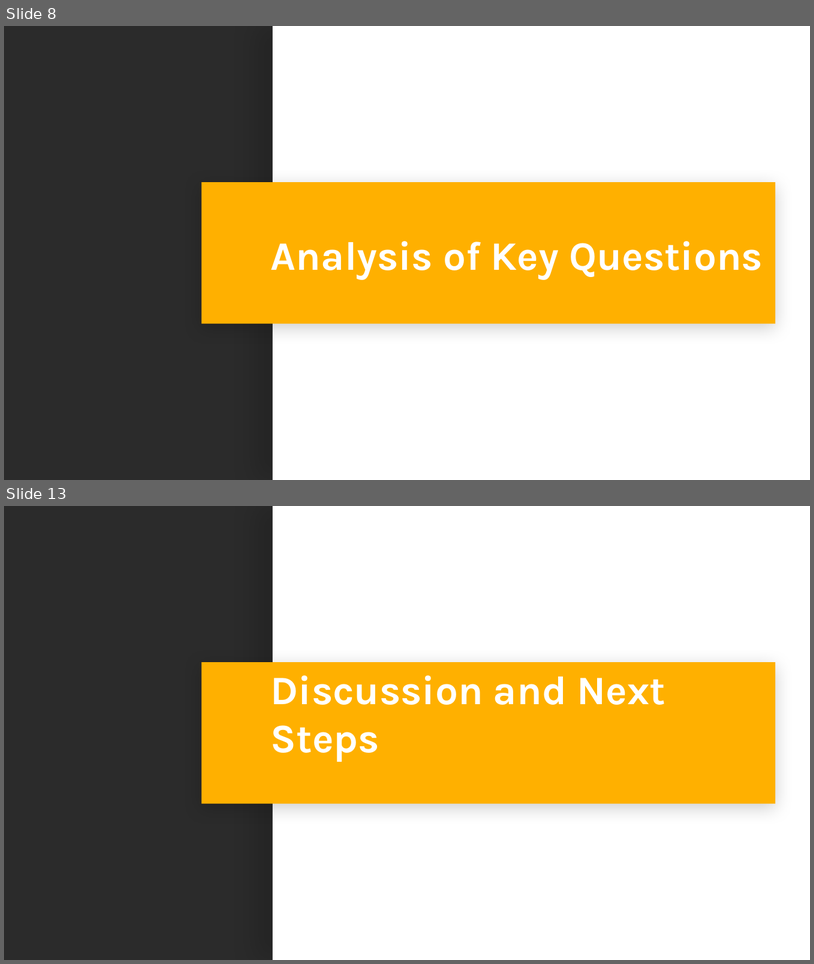
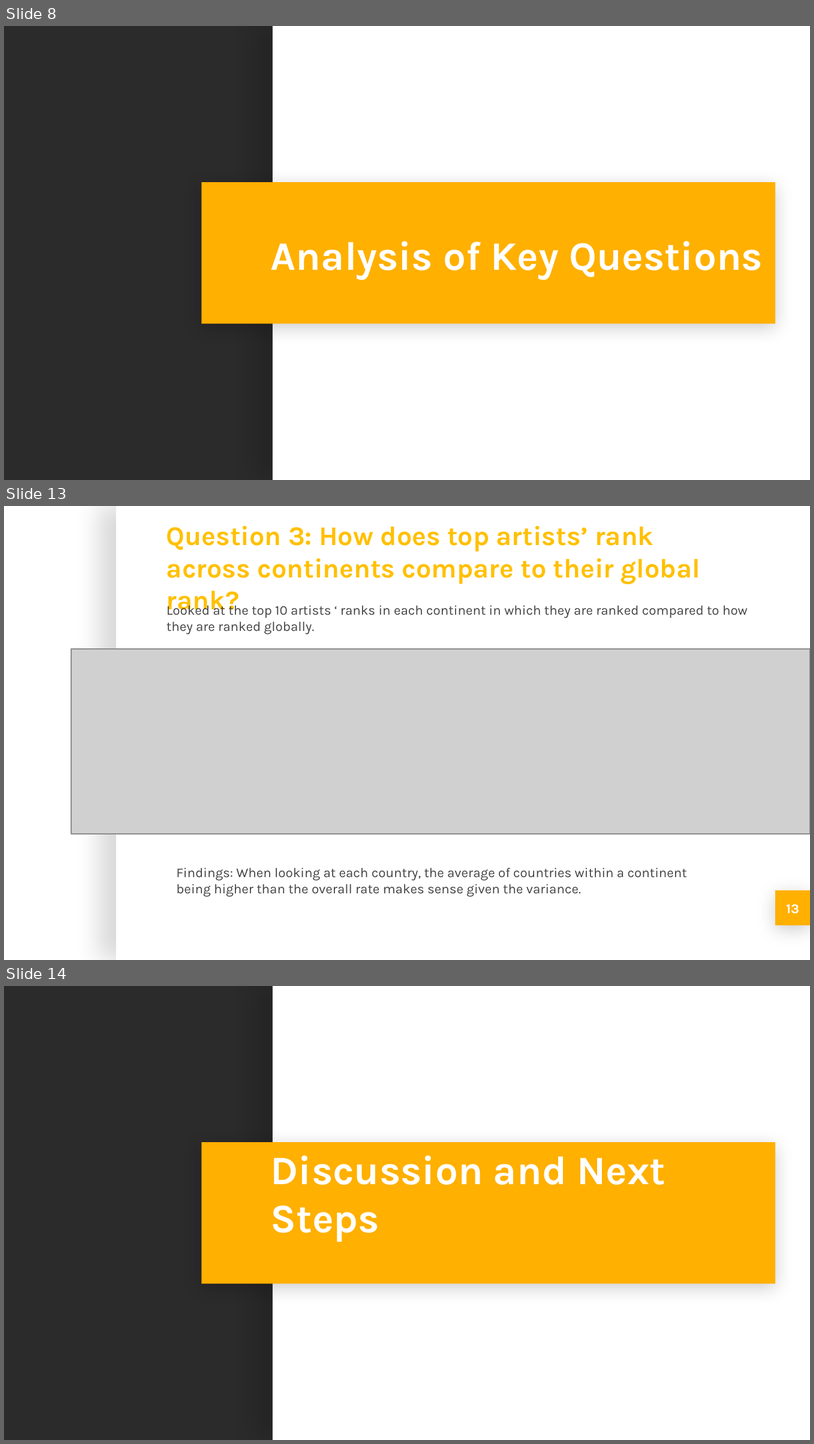
Before and after one commit to michellesimek/project_1, a slide deck: Project 1 PPT.pptx. Shown one above the other, each under a label of ours: slides 8 and 13 before the commit, slides 8, 13 and 14 after it; the slides between them are not shown. The pictures are 814x964 and 814x1444 pixels, drawn with LibreOffice and Linux fonts; fonts in the diff are those of the drawing; grey boxes stand for pictures; background and template pictures are left out; a plain dark background stands for a picture behind light text. Boxes give left, top, right and bottom in pixels: in the first picture for what was removed or moved away, otherwise in the second. Text is boxed around its words. In the diff, an @@ line names an element or a change of style, - is before the commit and + after.

Commit message:
Updated Images

```diff
--- a/Project 1 PPT.pptx
+++ b/Project 1 PPT.pptx
@@ slide 13 added at [4,506,810,960], background picture (left out) @@
@@ rectangle added at [116,506,810,959], fill #FFFFFF @@
@@ title added at [167,526,701,615], 24 pt, text #FFC000, bold @@
+Question 3: How does top artists’ rank across continents compare to their global rank?
@@ text added at [167,603,748,634], 12 pt, text #434343 @@
+Looked at the top 10 artists ‘ ranks in each continent in which they are ranked compared to how they are ranked globally.
@@ picture added at [71,649,810,834] @@
@@ text added at [176,867,687,897], 12 pt, text #434343 @@
+Findings: When looking at each country, the average of countries within a continent being higher than the overall rate makes sense given the variance.
@@ rectangle added at [776,890,810,925], fill #FFB000 @@
@@ page number added at [776,890,810,925], fill #FFB000, 12 pt, text #FFFFFF, bold @@
+13
@@ what was slide 13 is now slide 14 @@
```
Also in this commit, not shown: 7 slides changed.
